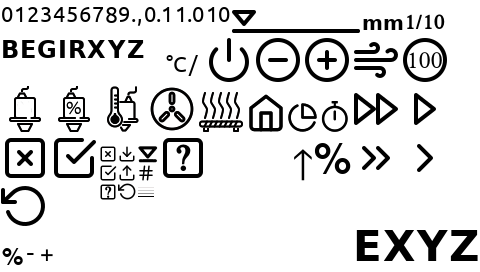
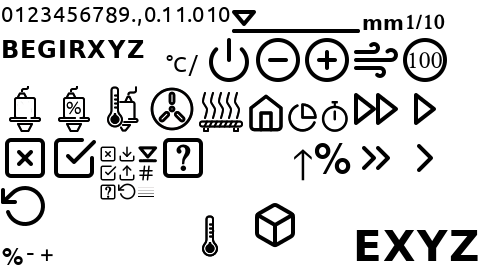
Two versions of the same layered image (480px x 272px). Layer-by-layer changes:
added group "117-icon-printer-icon-thermometer" with 3 layers above "118-icon-printer-icon-chamber" over <box>202,215,218,257</box>
added layer "print.svg #6" in group "117-icon-printer-icon-thermometer" over <box>202,215,218,257</box>
added layer "print.svg #4" in group "117-icon-printer-icon-thermometer" over <box>202,215,218,257</box>
added layer "print.svg #3" in group "117-icon-printer-icon-thermometer" over <box>202,215,218,257</box>
added group "118-icon-printer-icon-chamber" with 2 layers above "Layer" over <box>255,203,295,248</box>
added layer "box.svg" in group "118-icon-printer-icon-chamber" over <box>255,203,295,248</box>
added layer "box.svg copy" in group "118-icon-printer-icon-chamber" over <box>255,203,295,248</box>
